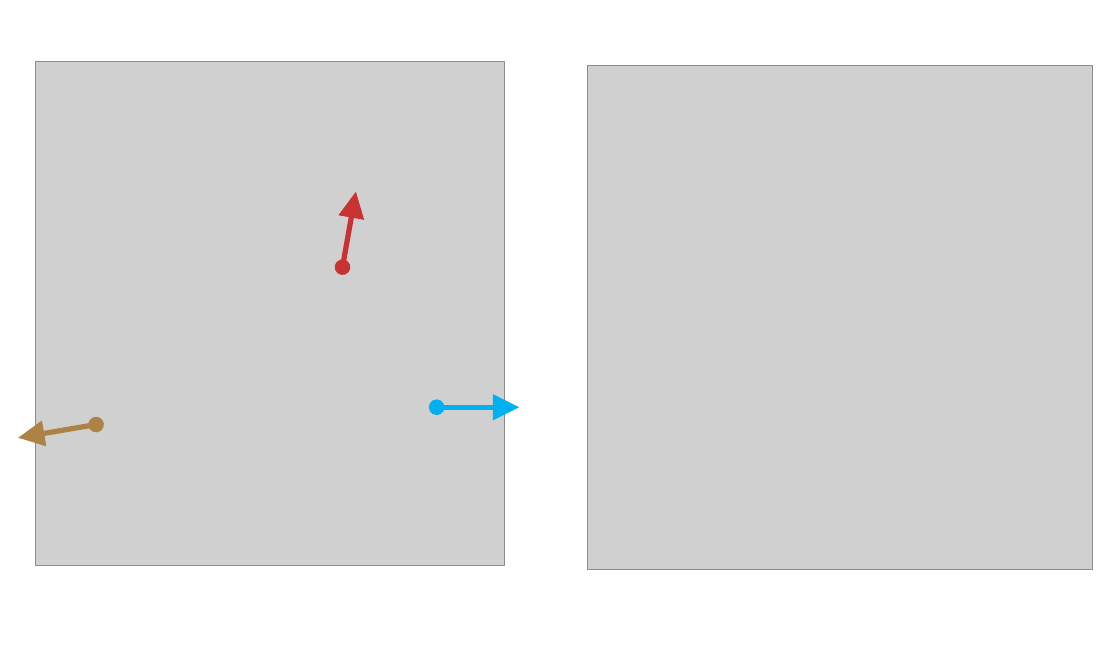
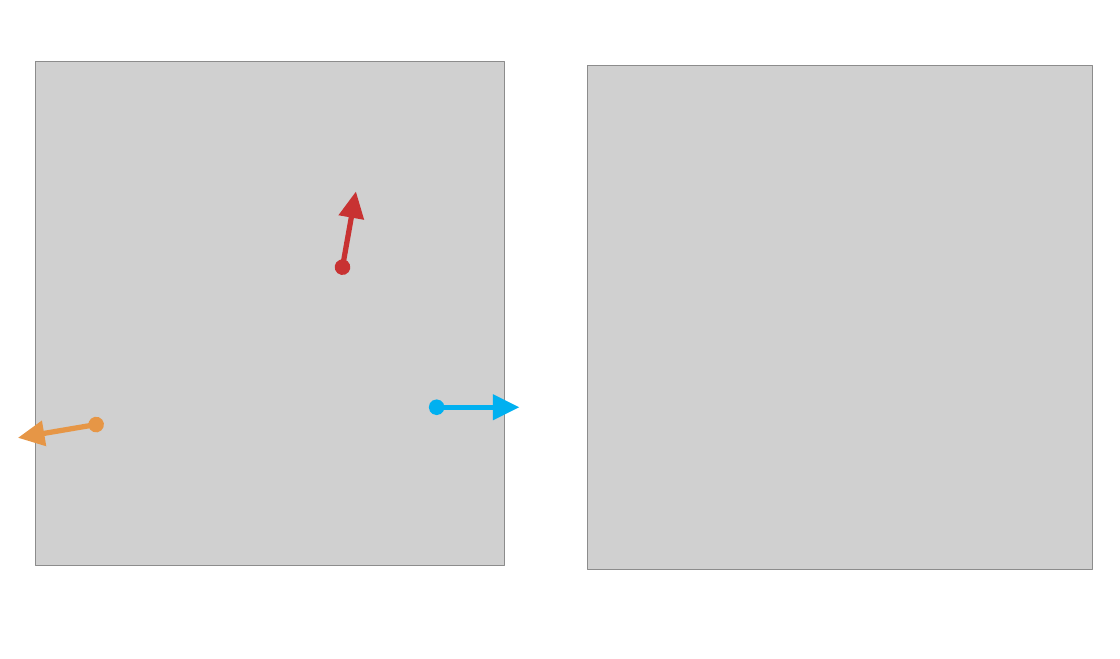
Before and after one commit to SUTD-CGL/SUTD-CGL.github.io, a slide deck: slide 1 of supp/Publication/images/RawPPT/2026-SIGGRAPH-CoordinateMotion.pptx. Drawn at 1120x659 pixels with LibreOffice and Linux fonts; fonts in the diff are those of the drawing; grey boxes stand for pictures. Boxes give left, top, right and bottom in pixels: in the first picture for what was removed or moved away, otherwise in the second. Text is boxed around its words. In the diff, an @@ line names an element or a change of style, - is before the commit and + after.

```diff
--- a/supp/Publication/images/RawPPT/2026-SIGGRAPH-CoordinateMotion.pptx
+++ b/supp/Publication/images/RawPPT/2026-SIGGRAPH-CoordinateMotion.pptx
@@ double arrow (96, 424) - (18, 437): stroke #AD8247 4.5 pt to #E69646 4.5 pt @@
```
Also in this commit, not shown: 7 other files.
